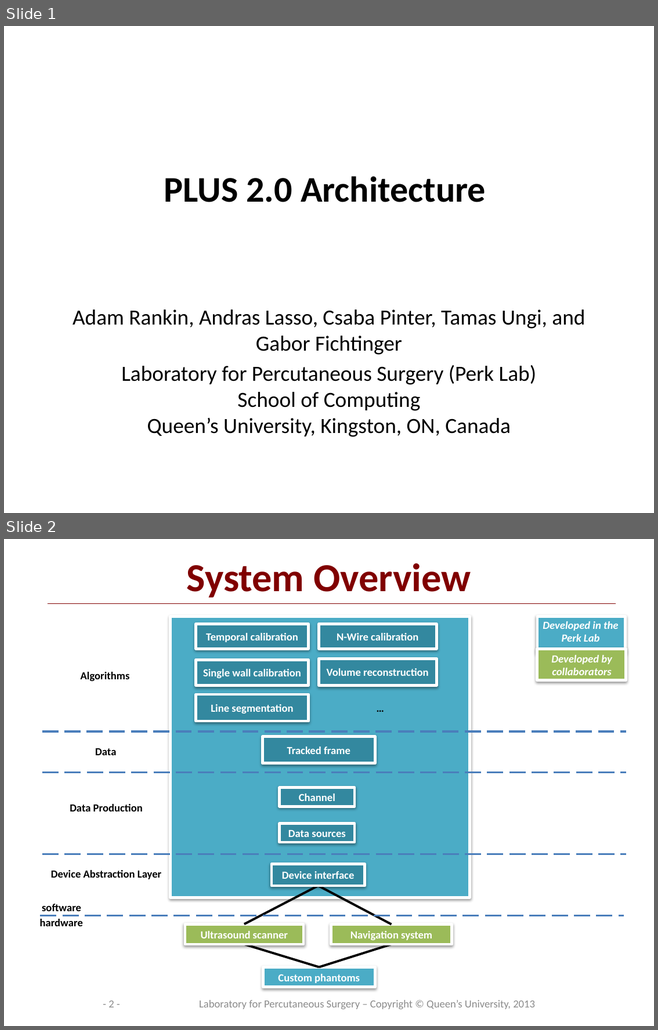
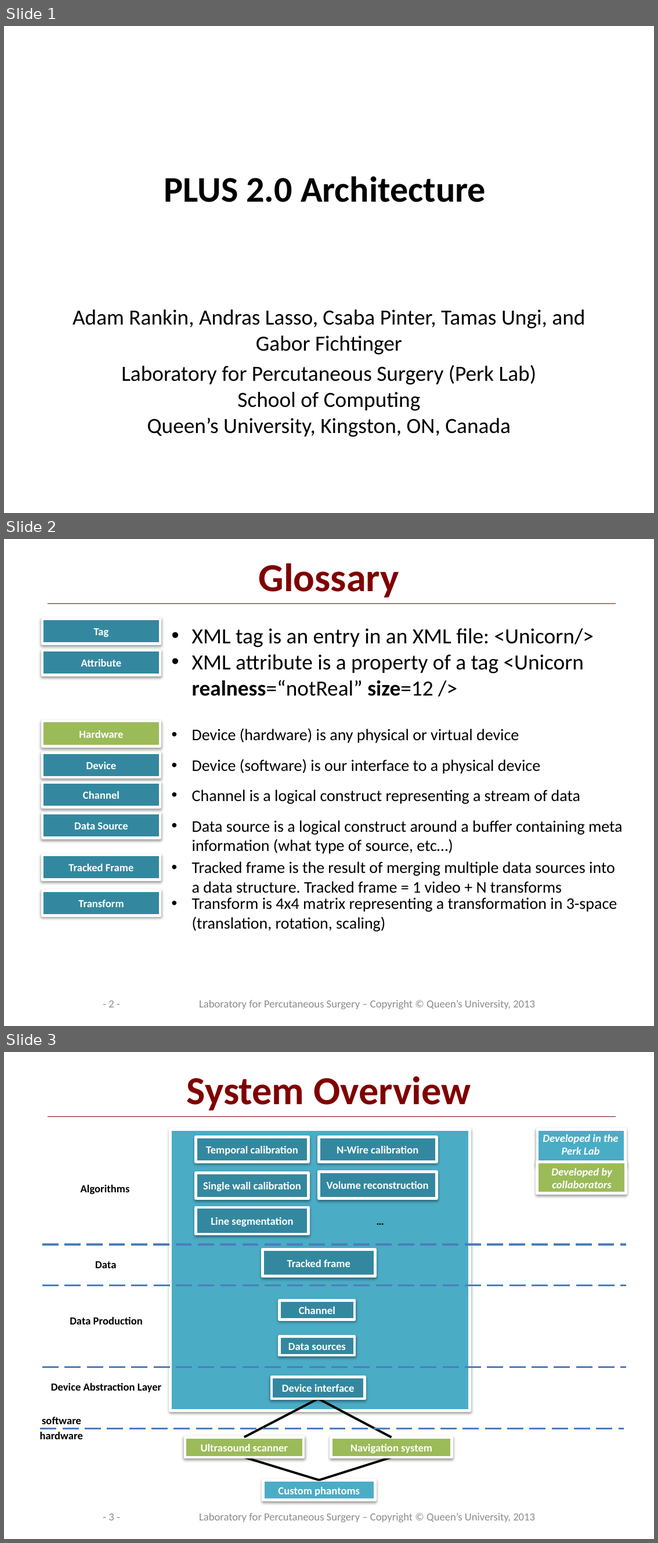
Before and after one commit to thewtex/Plus, a slide deck: doc/overview/PlusArchitectureOverview.pptx. Shown one above the other, each under a label of ours: slides 1 and 2 before the commit, slides 1, 2 and 3 after it. The pictures are 658x1030 and 658x1543 pixels, drawn with LibreOffice and Linux fonts; fonts in the diff are those of the drawing; background and template pictures are left out. Boxes give left, top, right and bottom in pixels: in the first picture for what was removed or moved away, otherwise in the second. Text is boxed around its words. In the diff, an @@ line names an element or a change of style, - is before the commit and + after.

Commit message:
re #712 adding glossary to architecture overview

```diff
--- a/doc/overview/PlusArchitectureOverview.pptx
+++ b/doc/overview/PlusArchitectureOverview.pptx
@@ slide 2 added at bbox=[4, 539, 654, 1026], background #FFFFFF; not listed: 1 template element that a slide beside it also shows @@
@@ text added at bbox=[259, 563, 399, 598], 44 pt, text #800000, bold @@
+Glossary
@@ rectangle added at bbox=[42, 619, 160, 643], fill #33889F, outline #FFFFFF 3 pt, 12 pt, text #FFFFFF, bold @@
+Tag
@@ text added at bbox=[192, 628, 593, 696], 24 pt, text #000000 @@
+• XML tag is an entry in an XML file: <Unicorn/>
+• XML attribute is a property of a tag <Unicorn realness=“notReal” size=12 />
@@ rectangle added at bbox=[42, 651, 160, 675], fill #33889F, outline #FFFFFF 3 pt, 12 pt, text #FFFFFF, bold @@
+Attribute
@@ rectangle added at bbox=[42, 722, 160, 747], fill #9BBB59, outline #FFFFFF 3 pt, 12 pt, text #FFFFFF, bold @@
+Hardware
@@ text added at bbox=[192, 728, 518, 743], 18 pt, text #000000 @@
+• Device (hardware) is any physical or virtual device
@@ rectangle added at bbox=[42, 752, 160, 777], fill #33889F, outline #FFFFFF 3 pt, 12 pt, text #FFFFFF, bold @@
+Device
@@ text added at bbox=[192, 759, 540, 774], 18 pt, text #000000 @@
+• Device (software) is our interface to a physical device
@@ rectangle added at bbox=[42, 783, 160, 808], fill #33889F, outline #FFFFFF 3 pt, 12 pt, text #FFFFFF, bold @@
+Channel
@@ text added at bbox=[192, 790, 580, 804], 18 pt, text #000000 @@
+• Channel is a logical construct representing a stream of data
@@ rectangle added at bbox=[42, 813, 160, 838], fill #33889F, outline #FFFFFF 3 pt, 12 pt, text #FFFFFF, bold @@
+Data Source
@@ text added at bbox=[192, 820, 622, 854], 18 pt, text #000000 @@
+• Data source is a logical construct around a buffer containing meta information (what type of source, etc…)
@@ rectangle added at bbox=[42, 855, 160, 880], fill #33889F, outline #FFFFFF 3 pt, 12 pt, text #FFFFFF, bold @@
+Tracked Frame
@@ text added at bbox=[192, 861, 615, 893], 18 pt, text #000000 @@
+• Tracked frame is the result of merging multiple data sources into a data structure. Tracked frame = 1 video + N transforms
@@ rectangle added at bbox=[42, 891, 160, 916], fill #33889F, outline #FFFFFF 3 pt, 12 pt, text #FFFFFF, bold @@
+Transform
@@ text added at bbox=[192, 897, 617, 932], 18 pt, text #000000 @@
+• Transform is 4x4 matrix representing a transformation in 3-space (translation, rotation, scaling)
@@ page number added at bbox=[108, 1001, 114, 1008], 12 pt, text #8C8C8C @@
+- 2 -
@@ text added at bbox=[199, 1000, 535, 1009], 12 pt, text #8C8C8C @@
+Laboratory for Percutaneous Surgery – Copyright © Queen’s University, 2013
@@ what was slide 2 is now slide 3 @@
@@ page number at bbox=[108, 1514, 114, 1521]: text changed @@
-- 2 -
+- 3 -
```
Also in this commit, not shown: 1 slide changed.
